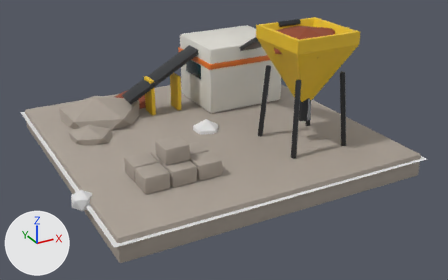
Before and after pictures for a commit that changed the Blender file res/models/placement/industry/concrete_extractor_2x2.blend.
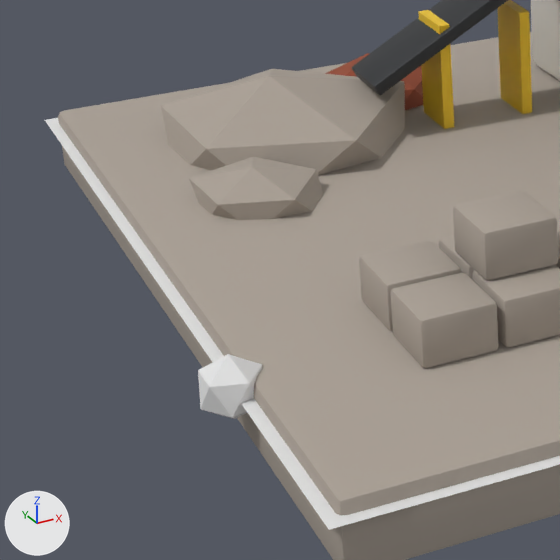
Each version is shown whole from a 50 mm lens placed at (-3.47, -6.8, 3.25), pointed at (0.07, -0.36, 0.03), then close up on the part from 1% to 43% of the width and 26% to 92% of the height. Every picture has the same lights, and +X, +Y and +Z are marked at lower left. The older version's two pictures come first.

Script lines for the objects in view, before the commit:
```python
me_concreteextractor = bpy.data.meshes.new('ConcreteExtractor')
me_concreteextractor.from_pydata(...)  # 1042 vertices, 1042 faces; spans x -1.95..1.95, y -1.95..1.95, z -0.29..1.53
# faces by material slot: [472, 40, 54, 54, 42, 348, 32]
me_concreteextractor.materials.append(mat_concrete)  # grey #aaa095
me_concreteextractor.materials.append(mat_cargo_rust)  # brown #954527
me_concreteextractor.materials.append(mat_hull_white)  # light grey #dfddd4
me_concreteextractor.materials.append(mat_accent_orange)  # orange #ed7c30
me_concreteextractor.materials.append(mat_window_dark)  # dark cyan #1d3c42
me_concreteextractor.materials.append(mat_frame_graphite)  # dark grey #35373a
me_concreteextractor.materials.append(mat_hazard_yellow)  # yellow #edc427
me_p_anchorout = bpy.data.meshes.new('%P%AnchorOut')
me_p_anchorout.from_pydata(...)  # an icosphere of 20 faces spanning x -0.89..0.89, y -0.85..0.85, z -1.0..1.0
me_p_anchorout.materials.append(mat_p)  # white #e7e7e7
me_p_footprint = bpy.data.meshes.new('%P%Footprint')
me_p_footprint.from_pydata([(-1.0, -1.0, 0.0), (1.0, -1.0, 0.0), (1.0, 1.0, 0.0), (-1.0, 1.0, 0.0)], [], [(0, 1, 2, 3)])
me_p_footprint.materials.append(mat_p)  # white #e7e7e7
ob_concreteextractor = bpy.data.objects.new('ConcreteExtractor', me_concreteextractor)
ob_concreteextractor.location = (0.0, 0.0, 0.0)
ob_p_anchorout = bpy.data.objects.new('%P%AnchorOut', me_p_anchorout)
ob_p_anchorout.location = (-2.0, -1.0, 0.013)
ob_p_anchorout.scale = (0.13, 0.13, 0.13)
ob_p_footprint = bpy.data.objects.new('%P%Footprint', me_p_footprint)
ob_p_footprint.location = (0.0, 0.0, 0.0)
ob_p_footprint.scale = (2.0, 2.0, 1.0)
```
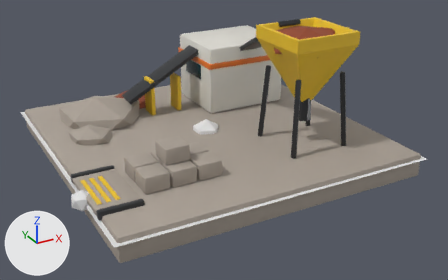
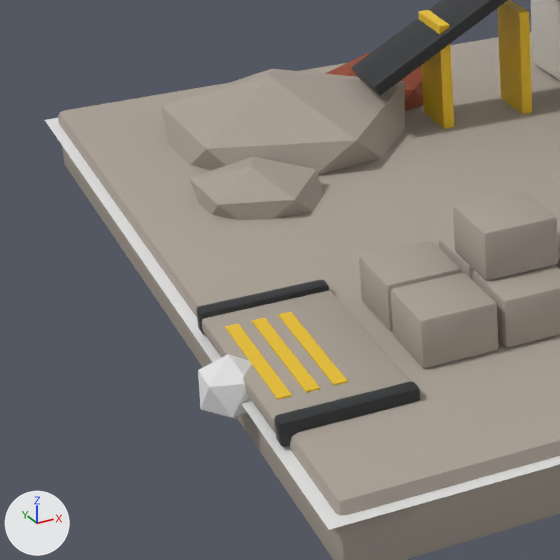
What changed in the scene script:
```text
Add me_v_anchorout:
    me_v_anchorout.from_pydata(...)  # 192 vertices, 180 faces; spans x -1.98..-1.48, y -1.49..-0.51, z 0.01..0.11
    me_v_anchorout.polygons.foreach_set('use_smooth', [True] * 180)
    # faces by material slot: [54, 108, 18]
    me_v_anchorout.materials.append(mat_concrete)  # grey #aaa095
    me_v_anchorout.materials.append(mat_frame_graphite)  # dark grey #35373a
    me_v_anchorout.materials.append(mat_hazard_yellow)  # yellow #edc427
Add ob_v_anchorout:
    ob_v_anchorout = bpy.data.objects.new('%V%AnchorOut+', me_v_anchorout)
    ob_v_anchorout.location = (0.0, 0.0, 0.0)
```

Pixel boxes [x1, y1, x2, y2] of what changed, in the close-ups (560 x 560 px):
'%V%AnchorOut+', added
    after: [196, 280, 420, 447]
    faces in mat_concrete (grey #aaa095): [202, 291, 410, 433]
    faces in mat_frame_graphite (dark grey #35373a): [196, 280, 420, 447]
    faces in mat_hazard_yellow (yellow #edc427): [225, 312, 348, 400]
